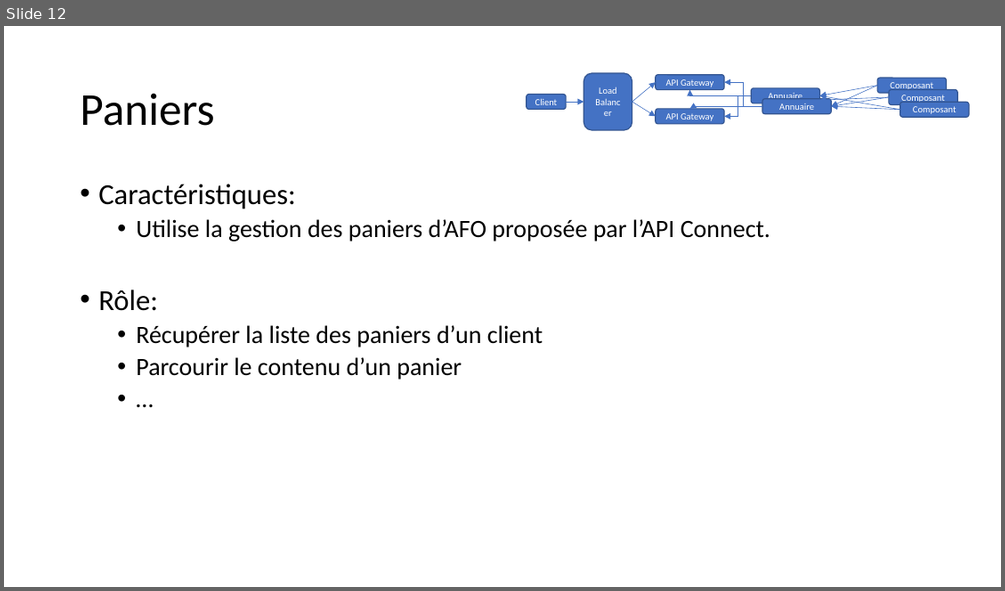
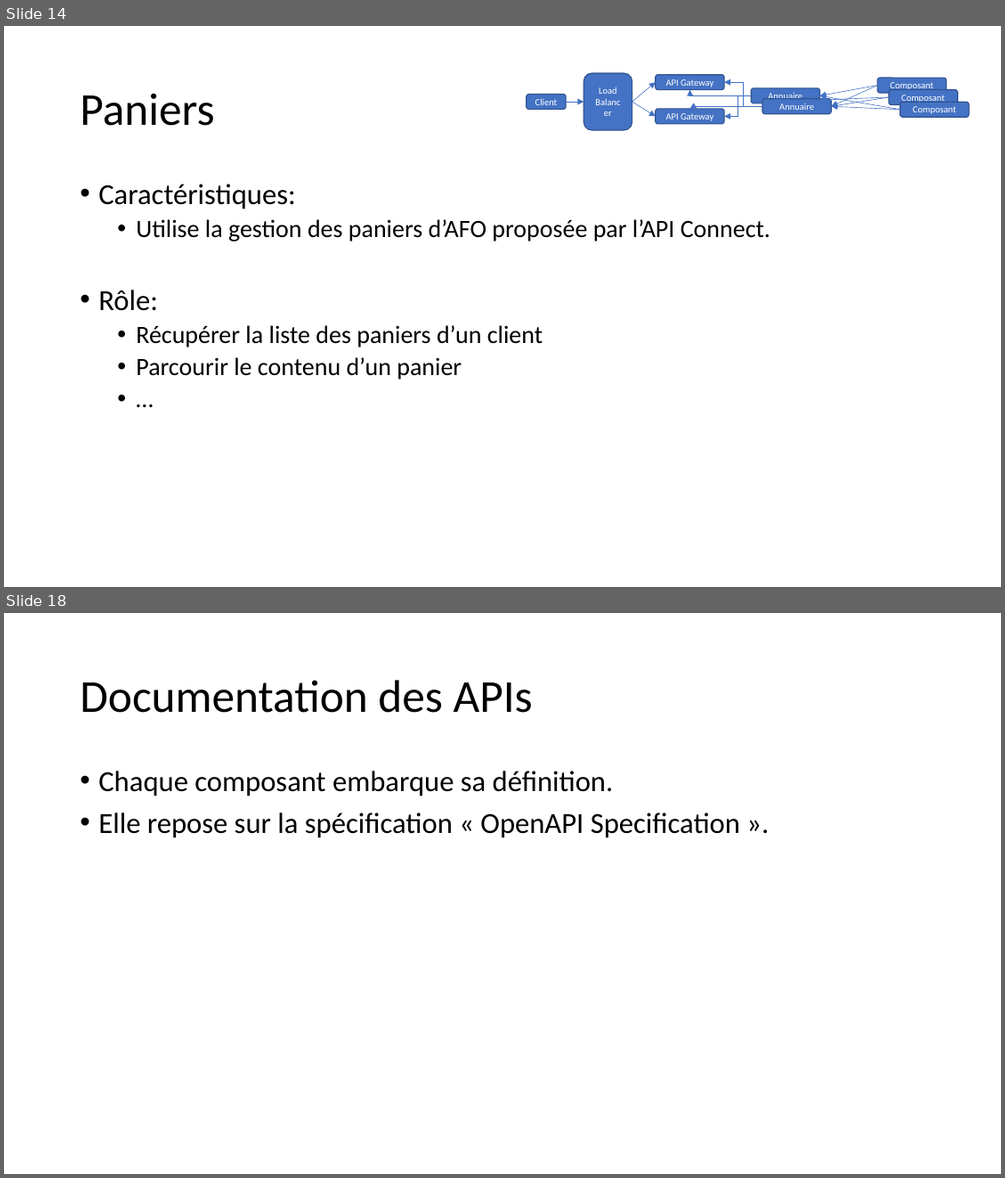
Before and after one commit to apulcino/MSAFO, a slide deck: maquette.pptx. Shown one above the other, each under a label of ours: slide 12 before the commit, slides 14 and 18 after it; the slides between them are not shown. The pictures are 1005x591 and 1005x1178 pixels, drawn with LibreOffice and Linux fonts; fonts in the diff are those of the drawing. Boxes give left, top, right and bottom in pixels: in the first picture for what was removed or moved away, otherwise in the second. Text is boxed around its words. In the diff, an @@ line names an element or a change of style, - is before the commit and + after.

```diff
--- a/maquette.pptx
+++ b/maquette.pptx
@@ slide 18 added at bbox=[4, 613, 1001, 1174], background #FFFFFF @@
@@ title added at bbox=[80, 680, 533, 713], 44 pt, text #000000 @@
+Documentation des APIs
@@ text added at bbox=[98, 771, 740, 838], 28 pt, text #000000 @@
+• Chaque composant embarque sa définition.
+• Elle repose sur la spécification « OpenAPI Specification ».
@@ what was slide 12 is now slide 14 @@
```
Also in this commit, not shown: 4 slides changed, 7 other slides added, 2 other files.
